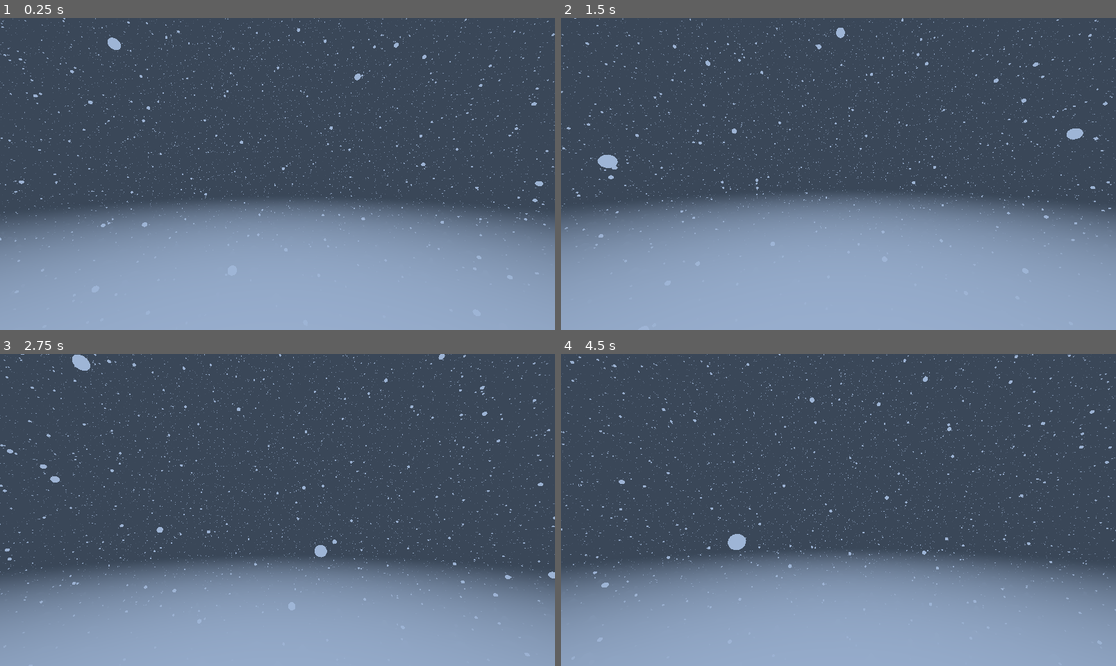
Above: before the commit, frames 1-4 (two rows, left to right).
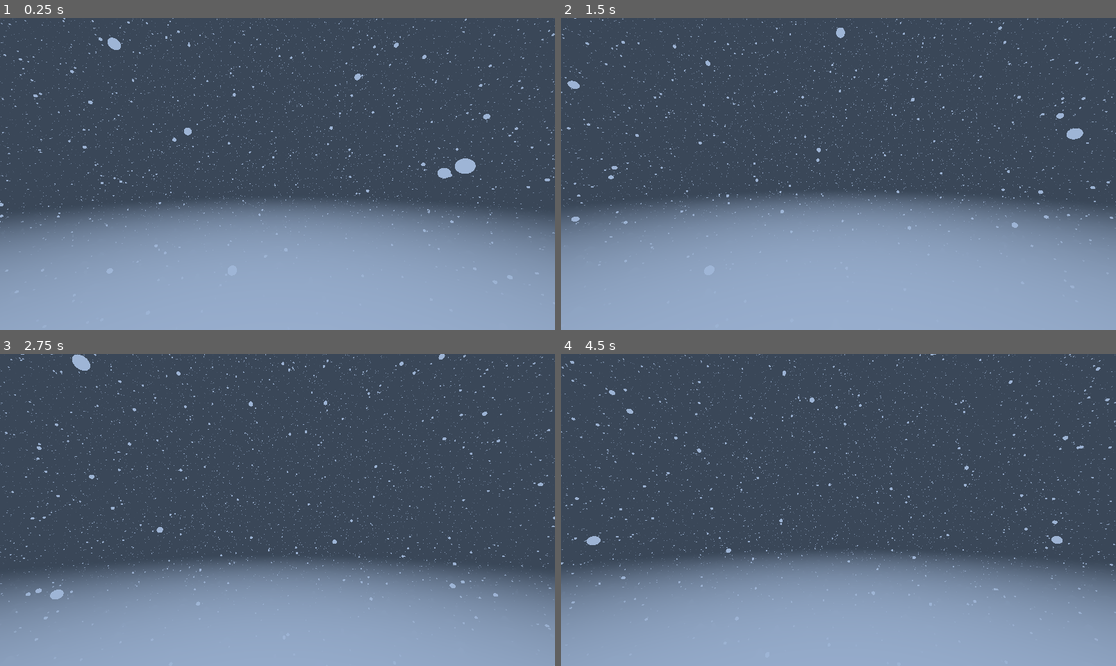
Above: after the commit, the same moments.

Repository: watson-disambiguation/shader-demos
Game: Godot game, scene res://Scenes/snow.tscn
Same seed, same stepped clock (60 frames per second), same inputs: the game is played once before the commit and once after it. Before the commit the project starts from res://Scenes/rain.tscn.
Inputs (mouse positions are in pixels of both pictures, inside the frame that each line leads up to):
- Up to frame 1 (0.25 s): no input
- Up to frame 2 (1.5 s): tap Enter at 0.5 s; move the mouse to (866, 174) at 0.52 s; hold Up (ui_up) from 0.53 s (still down); move the mouse to (810, 174) at 1.27 s
- Up to frame 3 (2.75 s): keep holding Up (ui_up); move the mouse to (288, 503) at 2.02 s
- Up to frame 4 (4.5 s): keep holding Up (ui_up); move the mouse to (832, 516) at 2.77 s; move the mouse to (877, 513) at 3.52 s; move the mouse to (794, 506) at 4.27 s

The runs differ from the first frame. In frame 1, 2.7% of the frame differs, in the area x 0-100%, y 0-82%; in frame 2, 2.7%; in frame 3, 3.0%, in the area x 0-100%, y 0-92%; in frame 4, 3.0%.

Commit message:
Fixed upside-down ness

Diff:
--- a/Prefabs/RaymarchCamera.gd
+++ b/Prefabs/RaymarchCamera.gd
@@ -24,13 +24,11 @@
 	quad.mesh.material = raymarch_shader
 	var theta = rotation.y
 	var vert = Vector3.UP * Input.get_axis("ui_in","ui_out")
-	var forward = Vector3(-sin(theta),0,-cos(theta)) * Input.get_axis("ui_down","ui_up")
-	var side = Vector3(-cos(theta),0,sin(theta)) * Input.get_axis("ui_left","ui_right")
+	var forward = Vector3(sin(theta),0,cos(theta)) * Input.get_axis("ui_down","ui_up")
+	var side = Vector3(cos(theta),0,-sin(theta)) * Input.get_axis("ui_left","ui_right")
 	var velocity = vert + forward + side
 	velocity = velocity.normalized() * delta * speed
 	position += velocity
-	print(position)
-	print(Engine.get_frames_per_second())
 
 func _input(event):
 	if event is InputEventMouseMotion and use_mouse:
--- a/Scenes/rain.tscn
+++ b/Scenes/snow.tscn
@@ -1,7 +1,7 @@
 [gd_scene load_steps=4 format=3 uid="uid://ebyqx0kcbgew"]
 
 [ext_resource type="PackedScene" uid="uid://dc486be67gql4" path="res://Prefabs/raymarch_camera.tscn" id="1_t2nkc"]
-[ext_resource type="Shader" path="res://Shaders/rain.gdshader" id="2_xdpdn"]
+[ext_resource type="Shader" path="res://Shaders/snow.gdshader" id="2_xdpdn"]
 
 [sub_resource type="ShaderMaterial" id="ShaderMaterial_d6vvl"]
 render_priority = 0
--- a/Shaders/infinite_hall.gdshader
+++ b/Shaders/infinite_hall.gdshader
@@ -84,7 +84,7 @@
 
 void fragment() {
 	vec3 ro = CAMERA_POSITION_WORLD;
-	vec3 rd = -normalize( (INV_VIEW_MATRIX * vec4(VIEW,0)).xyz );
+	vec3 rd = normalize( (INV_VIEW_MATRIX * vec4(VIEW,0)).xyz );
 	float dist = 0.;
 	float sample = 1.;
 	int steps = 0;
--- a/Shaders/raymarch_camera.gdshader
+++ b/Shaders/raymarch_camera.gdshader
@@ -68,7 +68,7 @@
 
 void fragment() {
 	vec3 ro = CAMERA_POSITION_WORLD;
-	vec3 rd = -normalize( (INV_VIEW_MATRIX * vec4(VIEW,0)).xyz );
+	vec3 rd = normalize( (INV_VIEW_MATRIX * vec4(VIEW,0)).xyz );
 	float dist = raymarch(ro,rd);
 	vec3 pos = ro + rd * dist;
 	vec3 normal = normal(pos);
--- a/Shaders/rain.gdshader
+++ b/Shaders/snow.gdshader
@@ -26,7 +26,7 @@
 const float EPS = 0.0001;
 
 float surfacePlane(vec3 pos) {
-	return -pos.y - surfaceHeight;
+	return pos.y - surfaceHeight;
 }
 
 float repeatedRain( vec3 p, float s )
@@ -48,7 +48,7 @@
 
 float sdf(vec3 pos, vec3 camPos) {
 	float surface = surfacePlane(pos);
-	pos.y -= TIME * rainSpeed;
+	pos.y += TIME * rainSpeed;
 	float rain = repeatedRain(pos,rainSpacing);
 	rain = round_merge(rain,surface,mergeRadius);
 	return rain;
@@ -95,7 +95,7 @@
 void fragment() {
 	vec3 col = objColour;
 	vec3 ro = CAMERA_POSITION_WORLD;
-	vec3 rd = -normalize( (INV_VIEW_MATRIX * vec4(VIEW,0)).xyz );
+	vec3 rd = normalize( (INV_VIEW_MATRIX * vec4(VIEW,0)).xyz );
 	float dist = raymarch(ro,rd);
 	vec3 pos = ro + rd * dist;
 	vec3 normal = normal(pos,ro);
--- a/project.godot
+++ b/project.godot
@@ -11,7 +11,7 @@
 [application]
 
 config/name="ShaderDemos"
-run/main_scene="res://Scenes/rain.tscn"
+run/main_scene="res://Scenes/snow.tscn"
 config/features=PackedStringArray("4.1", "Forward Plus")
 config/icon="res://icon.svg"
 
